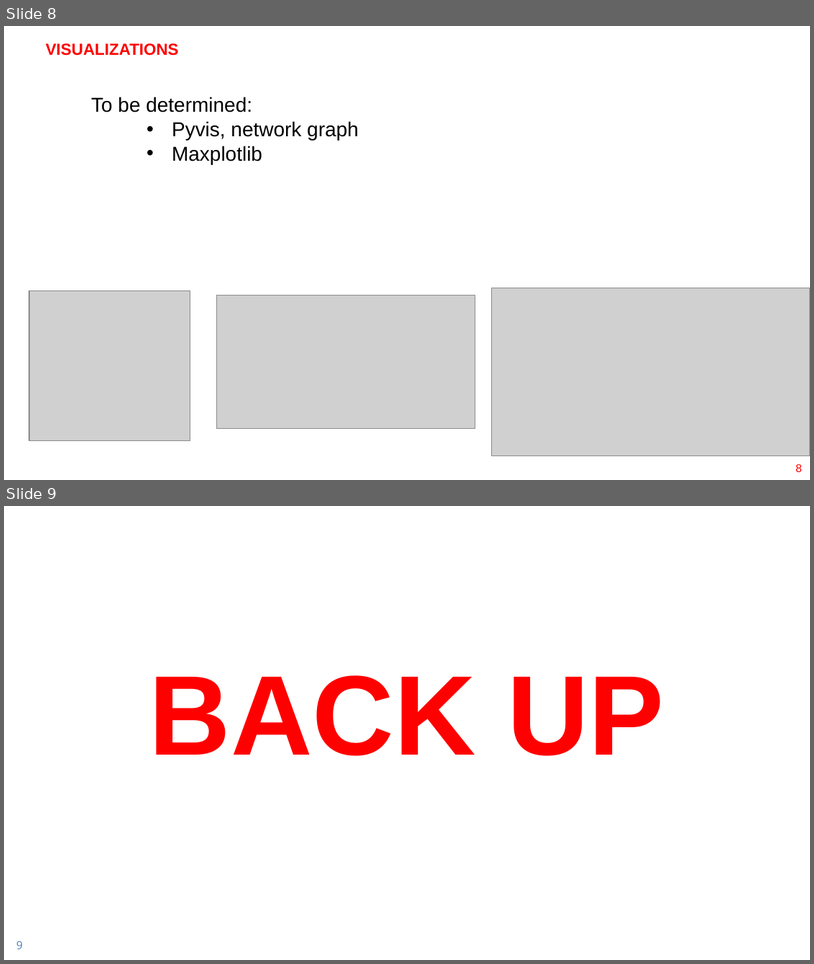
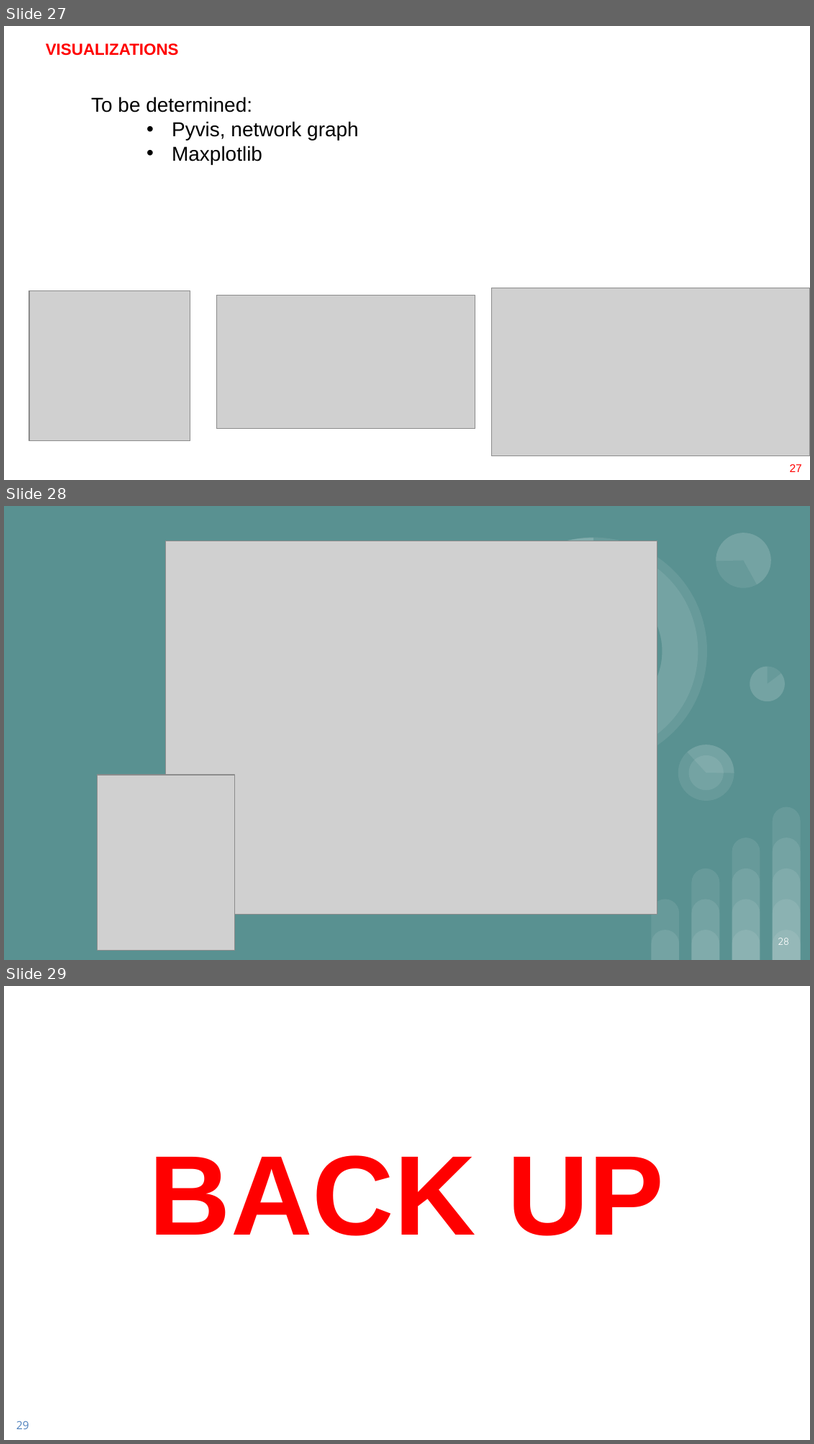
Before and after one commit to aburstyn9068/final_project, a slide deck: ppt/Final Project Group 1 v1.pptx. Shown one above the other, each under a label of ours: slides 8 and 9 before the commit, slides 27, 28 and 29 after it. The pictures are 814x964 and 814x1444 pixels, drawn with LibreOffice and Linux fonts; fonts in the diff are those of the drawing; grey boxes stand for pictures. Boxes give left, top, right and bottom in pixels: in the first picture for what was removed or moved away, otherwise in the second. Text is boxed around its words. In the diff, an @@ line names an element or a change of style, - is before the commit and + after.

```diff
--- a/ppt/Final Project Group 1 v1.pptx
+++ b/ppt/Final Project Group 1 v1.pptx
@@ slide 28 added at (4,506,810,960), background #599191 @@
@@ picture added at (166,541,658,914) @@
@@ group added at (449,506,784,800): 7 ellipses, 5 pie slice (boxed as its full ellipse)s @@
@@ picture added at (98,775,234,950) @@
@@ group added at (651,807,801,959): 14 round same rects @@
@@ page number added at (778,937,790,944), 9 pt, text #FFFFFF @@
+28
@@ what was slide 8 is now slide 27 @@
@@ page number at (790,464,802,472): text changed @@
-8
+27
@@ what was slide 9 is now slide 29 @@
@@ page number at (16,1420,29,1429): text changed @@
-9
+29
```
Also in this commit, not shown: 3 slides changed, 19 other slides added, 9 other files.
